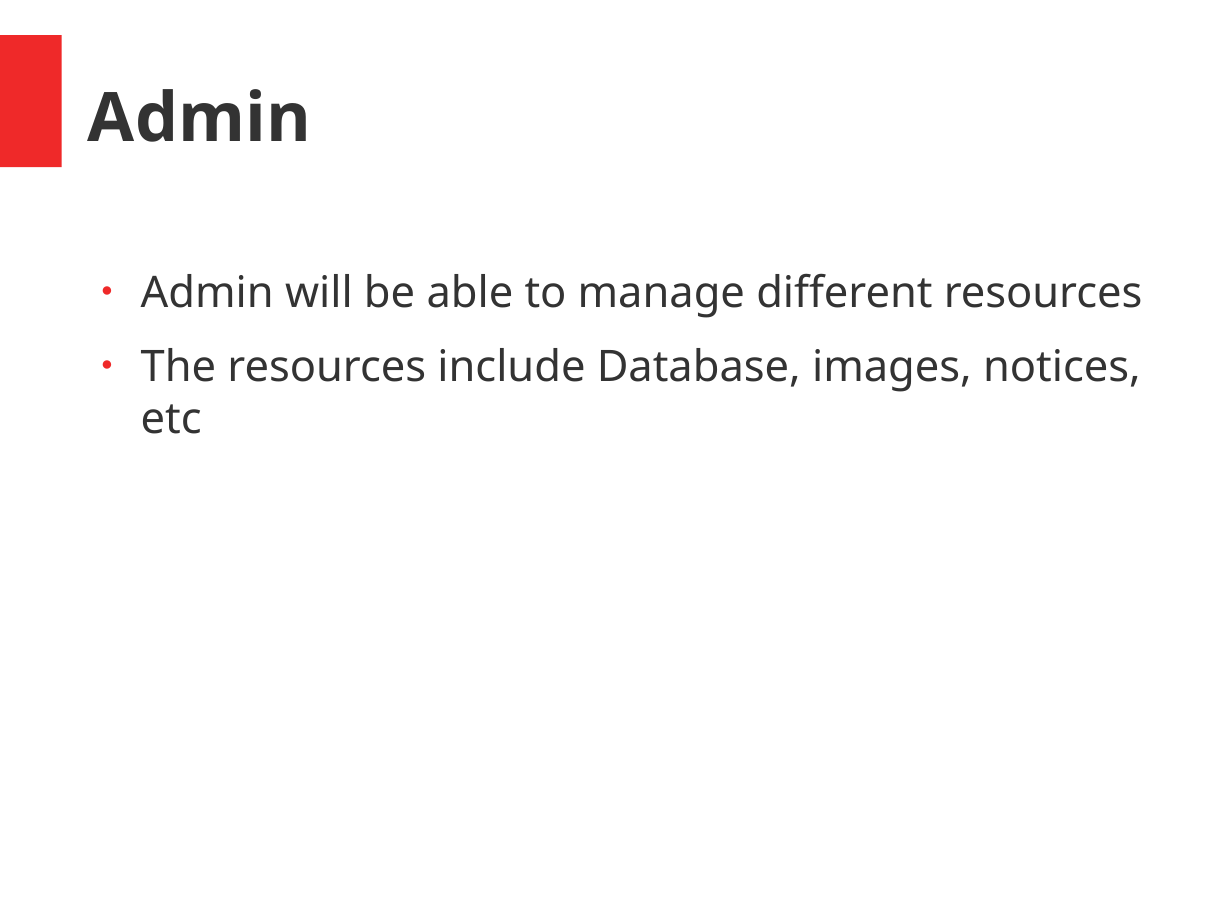
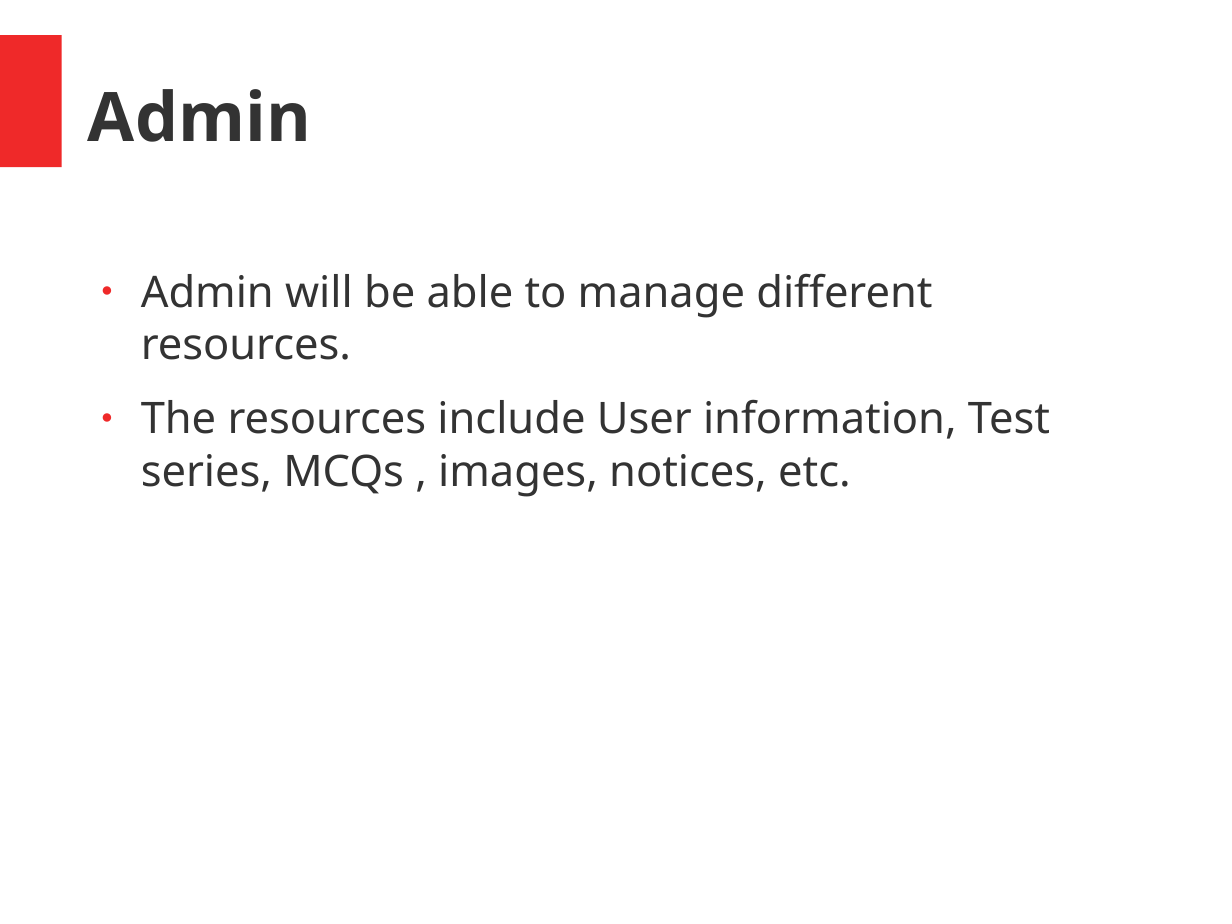
Before and after one commit to srtkRWT/OJ, a slide deck: slide 6 of OJ_presentation.pptx. Drawn at 1232x924 pixels with LibreOffice and Linux fonts; fonts in the diff are those of the drawing. Boxes give left, top, right and bottom in pixels: in the first picture for what was removed or moved away, otherwise in the second. Text is boxed around its words. In the diff, an @@ line names an element or a change of style, - is before the commit and + after.

```diff
--- a/OJ_presentation.pptx
+++ b/OJ_presentation.pptx
@@ text at [141, 273, 1050, 497]: text changed @@
-● Admin will be able to manage different resources
-● The resources include Database, images, notices, etc
+● Admin will be able to manage different resources.
+● The resources include User information, Test series, MCQs , images, notices, etc.
```
Also in this commit, not shown: 3 other slides changed, 2 slides added.
